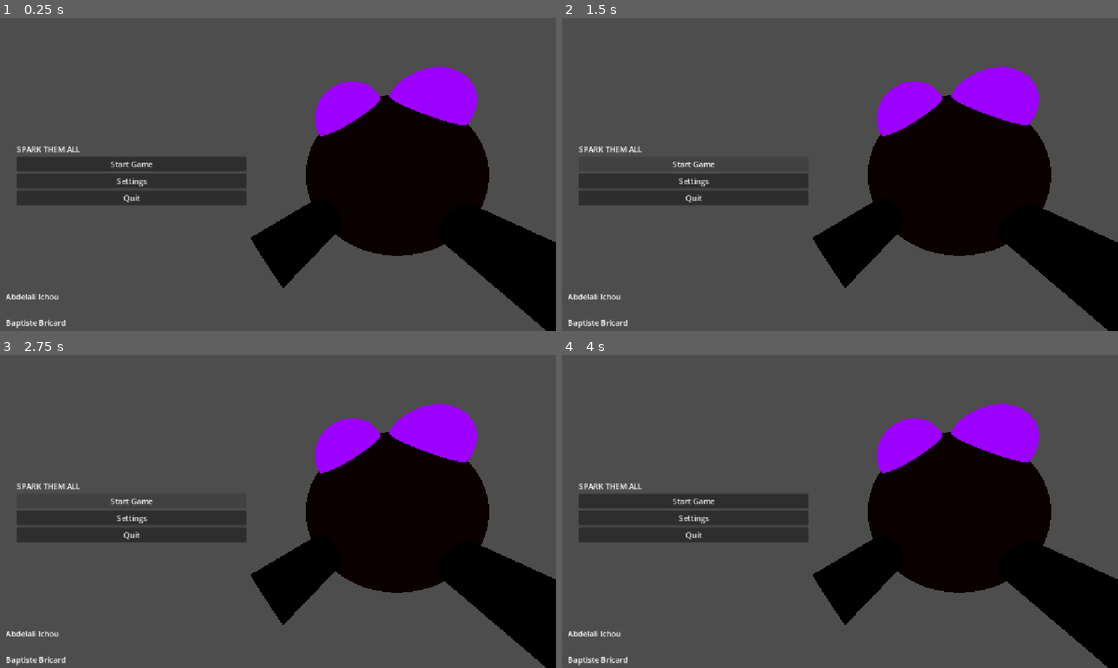
Above: before the commit, frames 1-4 (two rows, left to right).
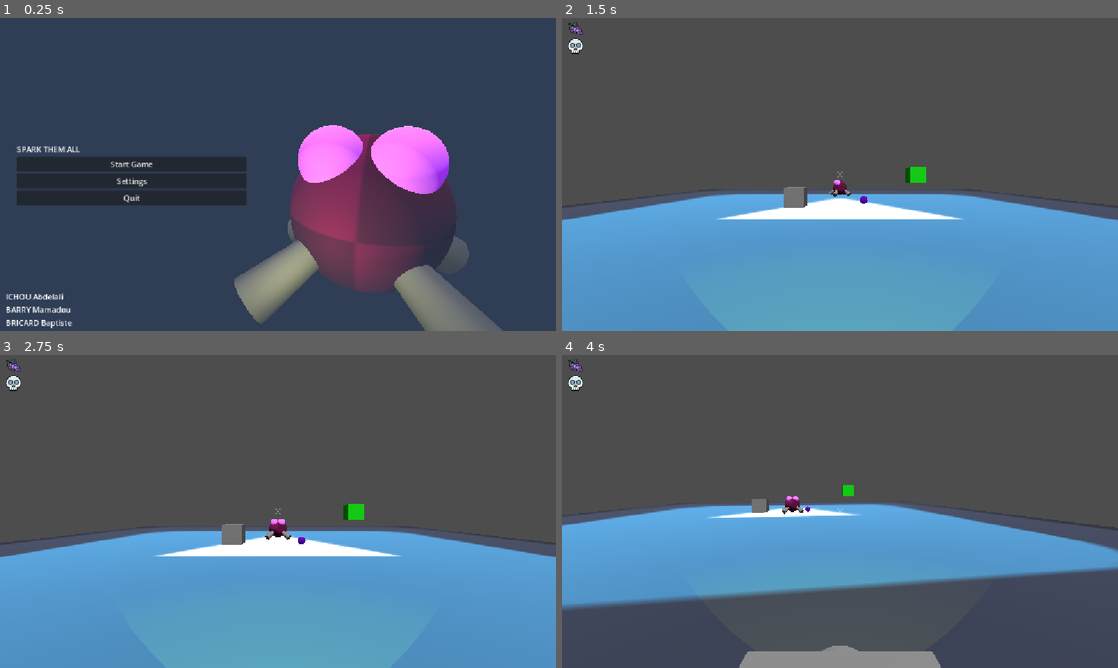
Above: after the commit, the same moments.

Repository: BrokHoly/spark-them-all
Game: Godot game, scene res://levels/main_menu_scene.tscn
Two runs of this game, one before a commit and one after it. Both use one fixed random seed, a clock stepped at 60 frames per second and the inputs below. This scene is started directly instead of the project's main scene. The engine's default icon, where the game draws it, is replaced by a stand-in: a white triangle on a blue panel in a dark square.
Inputs (mouse positions are in pixels of both pictures, inside the frame that each line leads up to):
- Up to frame 1 (0.25 s): no input
- Up to frame 2 (1.5 s): click "Settings" at 0.5 s; click "Start Game" at 1.25 s
- Up to frame 3 (2.75 s): click (133, 502) at 2 s, where only the run before the commit has a clickable "Start Game"
- Up to frame 4 (4 s): move the mouse to (962, 495) at 2.77 s; hold D (move_right) 2.78-3.53 s; hold F (interact) 2.78-3.53 s; tap Space (jump) at 3.02, 3.77 s; move the mouse to (728, 527) at 3.52 s; hold S (move_backward) from 3.53 s (still down); click (728, 527) at 3.6 s; tap F (interact) at 3.8 s

The runs differ from the first frame. In frame 1, 92% of the frame differs, in the area x 0-100%, y 0-100%; in frame 2, 57%; in frame 3, 57%; in frame 4, 42%.

Commit message:
Load a protohub when starting

Diff:
--- a/characters/enemies/boular/boular.gd
+++ b/characters/enemies/boular/boular.gd
@@ -9,8 +9,36 @@
 
 var grape_scene : PackedScene = preload("res://collectibles/loots/boular_grape.tscn")
 
+@export var player: Node3D
+
 func _ready() -> void:
 	killed.connect(player.on_ennemy_killed)
+
+func _physics_process(delta: float) -> void:
+	# Gravity
+	if not is_on_floor():
+		velocity += get_gravity() * delta
+
+	time_since_last_hit += delta
+
+	if player:
+		var to_player = (player.global_position - global_position)
+		to_player.y = 0  # Ignore vertical differences
+		if to_player.length() > 0.1:
+			var direction = to_player.normalized()
+
+			# Movement
+			velocity.x = direction.x * SPEED
+			velocity.z = direction.z * SPEED
+
+			# Smooth rotation toward player
+			var target_rotation = Vector3(0, atan2(-direction.x, -direction.z), 0)
+			rotation.y = lerp_angle(rotation.y, target_rotation.y, 5.0 * delta)
+		else:
+			# Slow down if close
+			velocity.x = move_toward(velocity.x, 0, SPEED)
+			velocity.z = move_toward(velocity.z, 0, SPEED)
+	move_and_slide()
 
 func expose_to_light(delta: float, damage_per_tick: int, damage_cooldown: float):
 	# Only take damage if cooldown passed
--- a/levels/main_menu_scene.tscn
+++ b/levels/main_menu_scene.tscn
@@ -1,7 +1,14 @@
-[gd_scene format=3 uid="uid://7oqiab58015b"]
+[gd_scene format=3 uid="uid://ikinvhbuqis7"]
 
-[ext_resource type="PackedScene" uid="uid://bnr58pr5vqn6h" path="res://characters/enemies/boular/dumb_boular.tscn" id="1_r3or3"]
-[ext_resource type="PackedScene" uid="uid://bwn7ggwuiki1f" path="res://ui/main_menu.tscn" id="2_dngfu"]
+[ext_resource type="PackedScene" path="res://characters/enemies/boular/dumb_boular.tscn" id="1_r3or3"]
+[ext_resource type="PackedScene" uid="uid://bjuqt7ksp6sp6" path="res://ui/main_menu.tscn" id="2_dngfu"]
+
+[sub_resource type="Environment" id="Environment_r3or3"]
+fog_enabled = true
+fog_light_color = Color(0.18273854, 0.23918012, 0.33394557, 1)
+fog_density = 0.0925
+fog_height = 1.2
+fog_height_density = 1.3196
 
 [node name="MainMenuScene" type="Node3D" unique_id=1270561098]
 
@@ -9,6 +16,15 @@
 transform = Transform3D(-0.92010885, 0, 0.3916628, 0, 1, 0, -0.3916628, 0, -0.92010885, 0, 0, 0)
 
 [node name="Camera3D" type="Camera3D" parent="." unique_id=829158143]
-transform = Transform3D(1, 0, 0, 0, 1, 0, 0, 0, 1, -0.68999624, 0.6041435, 1.3617798)
+transform = Transform3D(1, 0, 0, 0, 0.9771496, 0.2125529, 0, -0.2125529, 0.9771496, -0.5784261, 1.2128338, 1.6946274)
+environment = SubResource("Environment_r3or3")
+fov = 60.0
 
-[node name="Control" parent="." unique_id=944826071 instance=ExtResource("2_dngfu")]
+[node name="MainMenu" parent="." unique_id=944826071 instance=ExtResource("2_dngfu")]
+
+[node name="DirectionalLight3D" type="DirectionalLight3D" parent="." unique_id=764944753]
+transform = Transform3D(0.56620485, 0.7921314, -0.22790323, 0, 0.27649283, 0.961016, 0.8242645, -0.54413193, 0.15655158, 0, 0, 0)
+
+[node name="OmniLight3D" type="OmniLight3D" parent="." unique_id=1939280100]
+transform = Transform3D(1, 0, 0, 0, 1, 0, 0, 0, 1, -0.48934507, 0.471097, 0.6533264)
+light_color = Color(0.99999815, 0.9957141, 0.6901708, 1)
--- /dev/null
+++ b/levels/proto_hub.tscn
@@ -0,0 +1,50 @@
+[gd_scene format=3 uid="uid://duywivpp483j5"]
+
+[ext_resource type="Texture2D" uid="uid://dwq38jngbrmti" path="res://icon.svg" id="1_1jfoq"]
+[ext_resource type="PackedScene" uid="uid://crhr55ln80al5" path="res://characters/player/player.tscn" id="2_xu74l"]
+[ext_resource type="PackedScene" uid="uid://c6njyhv7wet0k" path="res://models/props/proto_ramp.tscn" id="3_lys1h"]
+[ext_resource type="PackedScene" uid="uid://btxhphovqdvtt" path="res://collectibles/loots/boular_grape.tscn" id="4_wea3c"]
+[ext_resource type="PackedScene" uid="uid://bx4penw8dnaux" path="res://characters/enemies/boular/boular.tscn" id="5_tnijc"]
+[ext_resource type="PackedScene" uid="uid://baxchawcmx2an" path="res://interactables/button/button.tscn" id="6_trcbx"]
+
+[sub_resource type="HeightMapShape3D" id="HeightMapShape3D_j3m32"]
+
+[sub_resource type="StandardMaterial3D" id="StandardMaterial3D_862d6"]
+albedo_texture = ExtResource("1_1jfoq")
+
+[sub_resource type="PlaneMesh" id="PlaneMesh_j3m32"]
+size = Vector2(1, 1)
+
+[node name="SandBox" type="Node3D" unique_id=934069579]
+
+[node name="Ground" type="StaticBody3D" parent="." unique_id=1626534351]
+transform = Transform3D(30, 0, 0, 0, 30, 0, 0, 0, 30, 0, 0, 0)
+collision_mask = 7
+
+[node name="CollisionShape3D" type="CollisionShape3D" parent="Ground" unique_id=1465987641]
+shape = SubResource("HeightMapShape3D_j3m32")
+
+[node name="MeshInstance3D" type="MeshInstance3D" parent="Ground" unique_id=308794179]
+material_override = SubResource("StandardMaterial3D_862d6")
+mesh = SubResource("PlaneMesh_j3m32")
+
+[node name="Player" parent="." unique_id=1134144444 instance=ExtResource("2_xu74l")]
+transform = Transform3D(1, 0, 0, 0, 1, 0, 0, 0, 1, 0, 0, 8.217078)
+
+[node name="ProtoRamp" parent="." unique_id=239166772 instance=ExtResource("3_lys1h")]
+transform = Transform3D(1, 0, 0, 0, 1, 0, 0, 0, 1, -2.337, 0.5, -2.681)
+
+[node name="DirectionalLight3D" type="DirectionalLight3D" parent="." unique_id=361703537]
+transform = Transform3D(0.9766723, -0.18596625, 0.10736766, 0, 0.49999997, 0.86602545, -0.21473533, -0.84582305, 0.48833612, 0, 2.4428096, 0)
+
+[node name="BoularGrape" parent="." unique_id=1156317511 instance=ExtResource("4_wea3c")]
+transform = Transform3D(1, 0, 0, 0, 1, 0, 0, 0, 1, 1.2272719, 0.49678457, -2.3667464)
+
+[node name="Boular" parent="." unique_id=1503704684 node_paths=PackedStringArray("player") instance=ExtResource("5_tnijc")]
+transform = Transform3D(1, 0, 0, 0, 1, 0, 0, 0, 1, 0, 0.13138151, -7.0094976)
+player = NodePath("../Player")
+
+[node name="Button" parent="." unique_id=1765601522 instance=ExtResource("6_trcbx")]
+transform = Transform3D(1, 0, 0, 0, 1, 0, 0, 0, 1, 4.855623, 1.6423469, -4.953174)
+toggle_mode = false
+auto_reset_time = 0.1
--- /dev/null
+++ b/ui/main_menu.gd
@@ -0,0 +1,16 @@
+extends Control
+
+
+func _on_start_game_button_pressed() -> void:
+	#Go in the proto_hub scene.
+	get_tree().change_scene_to_file("res://levels/proto_hub.tscn")
+
+
+func _on_settings_button_pressed() -> void:
+	print("No implemented yet hahaha")
+	pass # Replace with function body.
+
+
+func _on_quit_button_pressed() -> void:
+	get_tree().quit()
+	pass # Replace with function body.
--- a/ui/main_menu.tscn
+++ b/ui/main_menu.tscn
@@ -1,4 +1,6 @@
-[gd_scene format=3 uid="uid://bwn7ggwuiki1f"]
+[gd_scene format=3 uid="uid://bjuqt7ksp6sp6"]
+
+[ext_resource type="Script" uid="uid://tbdr7b2a6p2k" path="res://ui/main_menu.gd" id="1_t7e0r"]
 
 [node name="Control" type="Control" unique_id=944826071]
 layout_mode = 3
@@ -7,6 +9,7 @@
 anchor_bottom = 1.0
 grow_horizontal = 2
 grow_vertical = 2
+script = ExtResource("1_t7e0r")
 
 [node name="VBoxContainer" type="VBoxContainer" parent="." unique_id=1471597921]
 layout_mode = 1
@@ -51,11 +54,16 @@
 
 [node name="Author0" type="Label" parent="VBoxContainer2" unique_id=1392283173]
 layout_mode = 2
-text = "Abdelali Ichou"
+text = "ICHOU Abdelali"
 
 [node name="Author1" type="Label" parent="VBoxContainer2" unique_id=239457905]
 layout_mode = 2
+text = "BARRY Mamadou"
 
 [node name="Author2" type="Label" parent="VBoxContainer2" unique_id=1160001109]
 layout_mode = 2
-text = "Baptiste Bricard"
+text = "BRICARD Baptiste"
+
+[connection signal="pressed" from="VBoxContainer/StartGameButton" to="." method="_on_start_game_button_pressed"]
+[connection signal="pressed" from="VBoxContainer/SettingsButton" to="." method="_on_settings_button_pressed"]
+[connection signal="pressed" from="VBoxContainer/QuitButton" to="." method="_on_quit_button_pressed"]
Not shown, added: ui/main_menu.gd.uid
